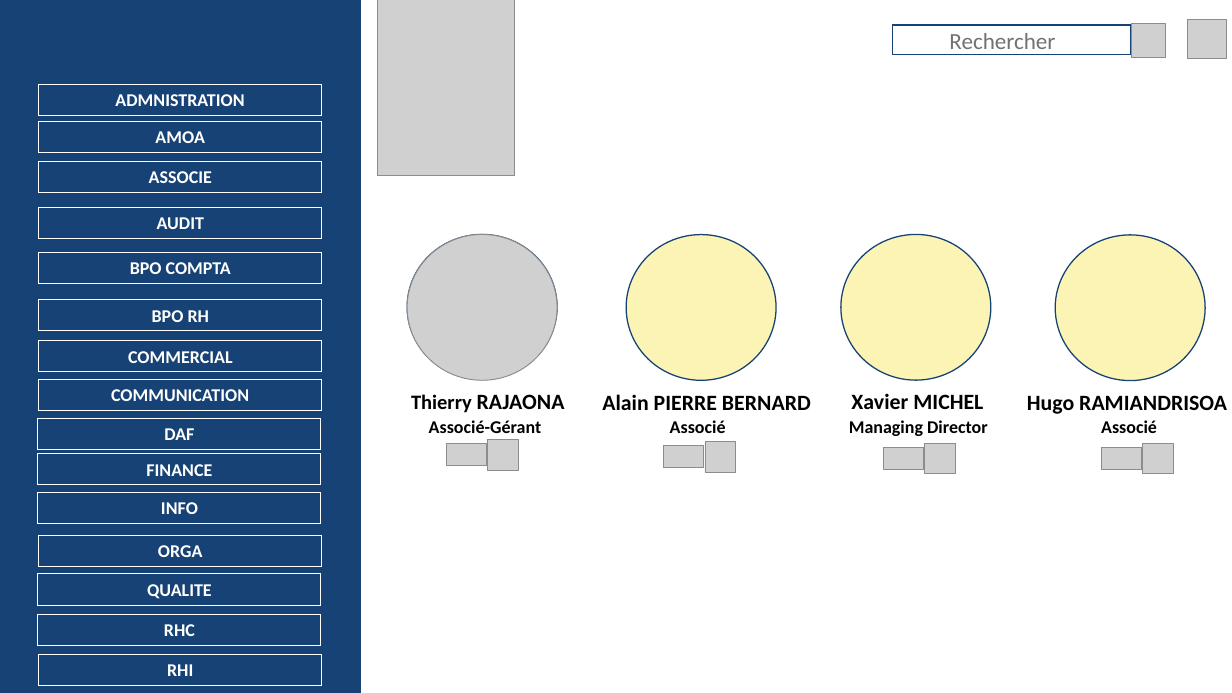
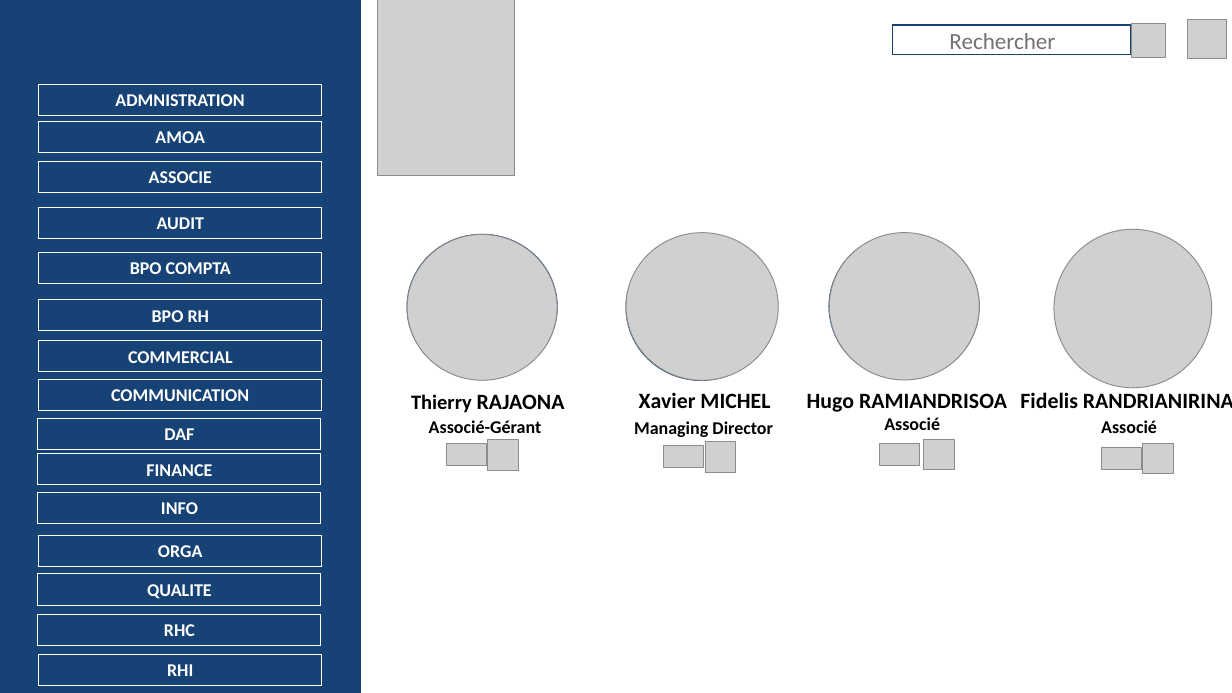
Before and after one commit to TrellixVulnTeam/ProjetM2_6AE3, a slide deck: slide 2 of maquette 2.1.pptx. Drawn at 1232x693 pixels with LibreOffice and Linux fonts; fonts in the diff are those of the drawing; grey boxes stand for pictures. Boxes give left, top, right and bottom in pixels: in the first picture for what was removed or moved away, otherwise in the second. Text is boxed around its words. In the diff, an @@ line names an element or a change of style, - is before the commit and + after.

```diff
--- a/maquette 2.1.pptx
+++ b/maquette 2.1.pptx
@@ picture added at (626, 233, 778, 381) @@
@@ ellipse: place and size @@
-ellipse at (841, 235, 991, 381)
+ellipse at (829, 234, 979, 380)
@@ picture added at (830, 233, 980, 380) @@
@@ picture added at (1055, 229, 1213, 388) @@
@@ text "Xavier MICHEL": place and size @@
-text "Xavier MICHEL" at (851, 393, 983, 409)
+text "Xavier MICHEL" at (639, 392, 770, 408)
@@ text "Hugo RAMIANDRISOA": place and size @@
-text "Hugo RAMIANDRISOA" at (1027, 395, 1227, 414)
+text "Hugo RAMIANDRISOA" at (807, 393, 1007, 412)
@@ text removed at (602, 394, 811, 410) @@
-Alain PIERRE BERNARD
@@ text "Managing Director": place and size @@
-text "Managing Director" at (849, 420, 988, 436)
+text "Managing Director" at (634, 421, 773, 437)
@@ text "Associé": place and size @@
-text "Associé" at (670, 420, 726, 433)
+text "Associé" at (884, 417, 940, 430)
@@ text added at (1020, 392, 1232, 408), 17 pt, text #000000, bold @@
+Fidelis RANDRIANIRINA
@@ picture: place and size @@
-picture at (884, 447, 924, 470)
+picture at (880, 444, 920, 466)
@@ picture: place and size @@
-picture at (925, 444, 956, 474)
+picture at (924, 439, 955, 470)
```
Also in this commit, not shown: 1 other slide changed, 46 other files.
